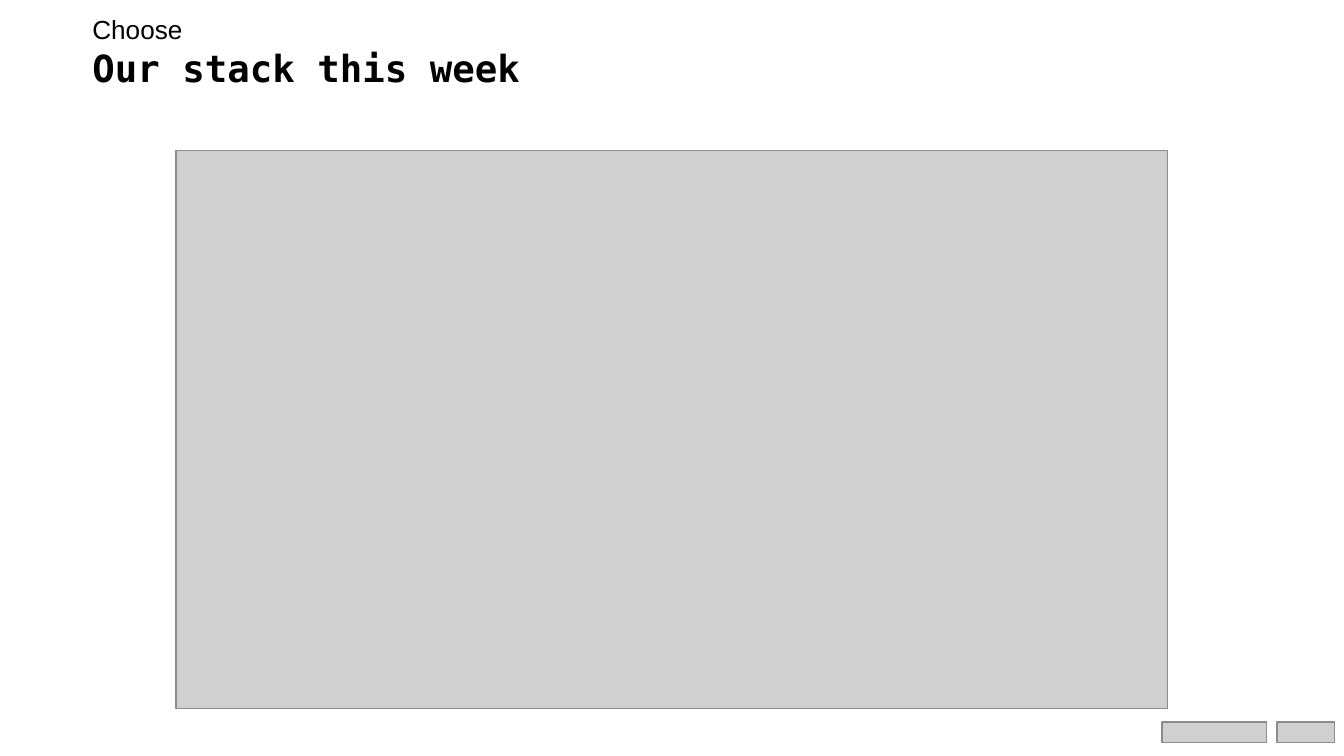
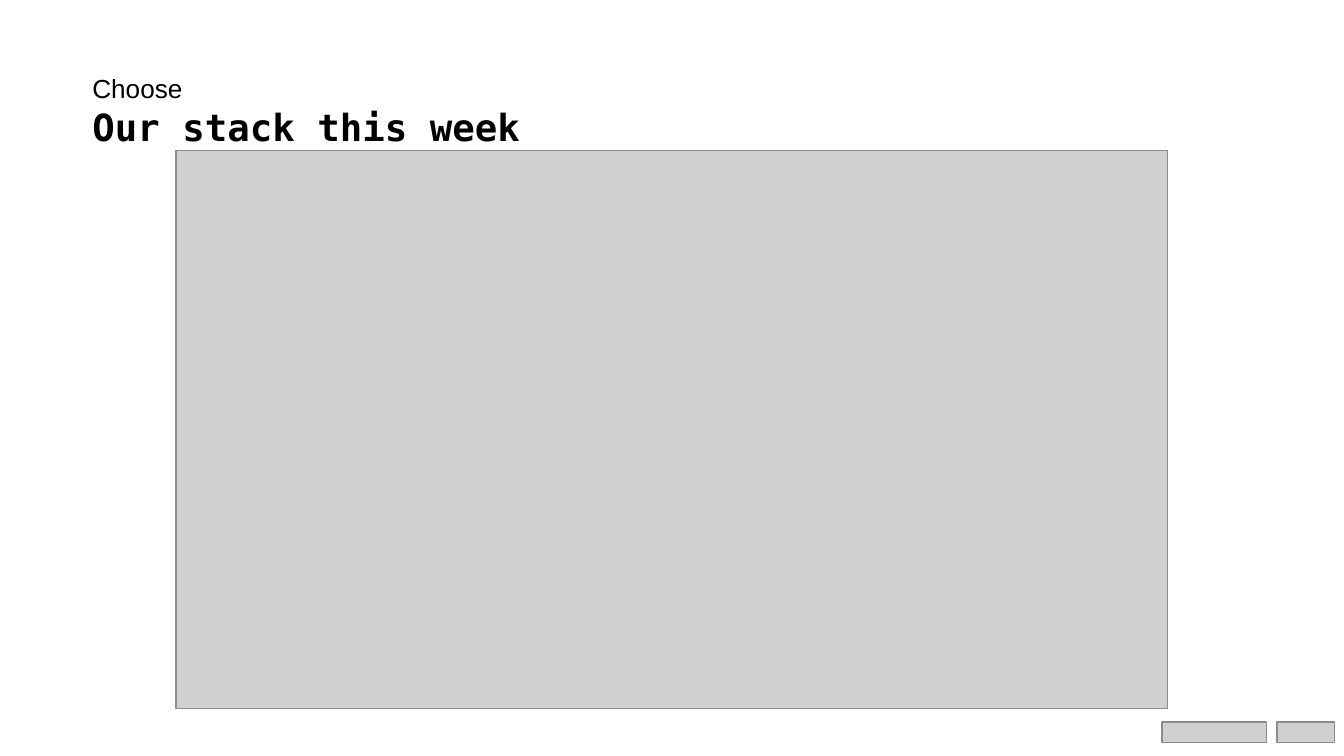
Before and after one commit to Chloe-hr/ai-methods-1-2026, a slide deck: slide 15 of hackathon/docs/slides/02_bring_your_model_online.pptx (slide 13 before the commit). Drawn at 1344x756 pixels with LibreOffice and Linux fonts; fonts in the diff are those of the drawing; grey boxes stand for pictures. Boxes give left, top, right and bottom in pixels: in the first picture for what was removed or moved away, otherwise in the second. Text is boxed around its words. In the diff, an @@ line names an element or a change of style, - is before the commit and + after.

```diff
--- a/hackathon/docs/slides/02_bring_your_model_online.pptx
+++ b/hackathon/docs/slides/02_bring_your_model_online.pptx
@@ text "Choose" moved from (x1=92, y1=20, x2=520, y2=83) to (x1=92, y1=79, x2=520, y2=142) @@
```
Also in this commit, not shown: 14 other slides changed, 2 slides added.
